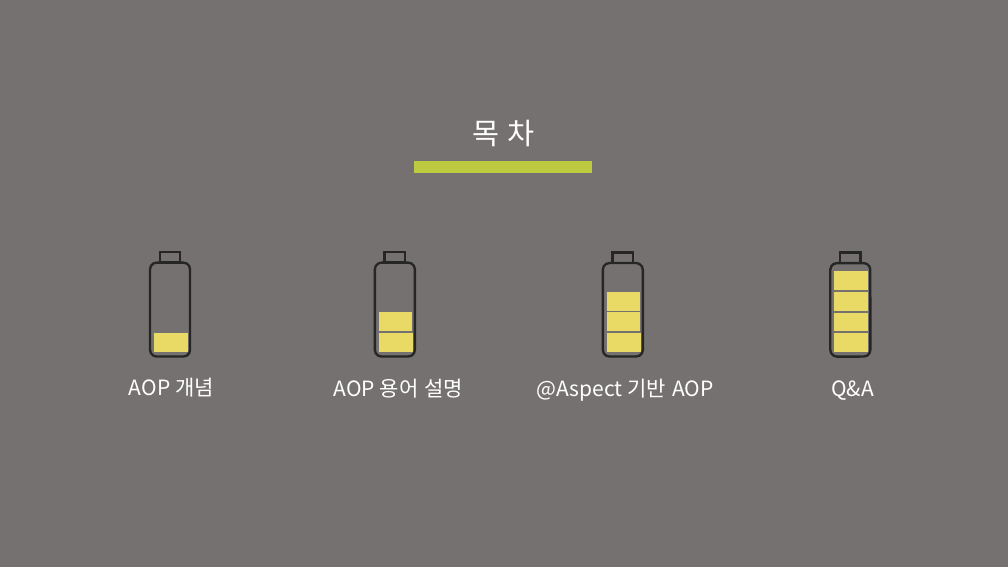
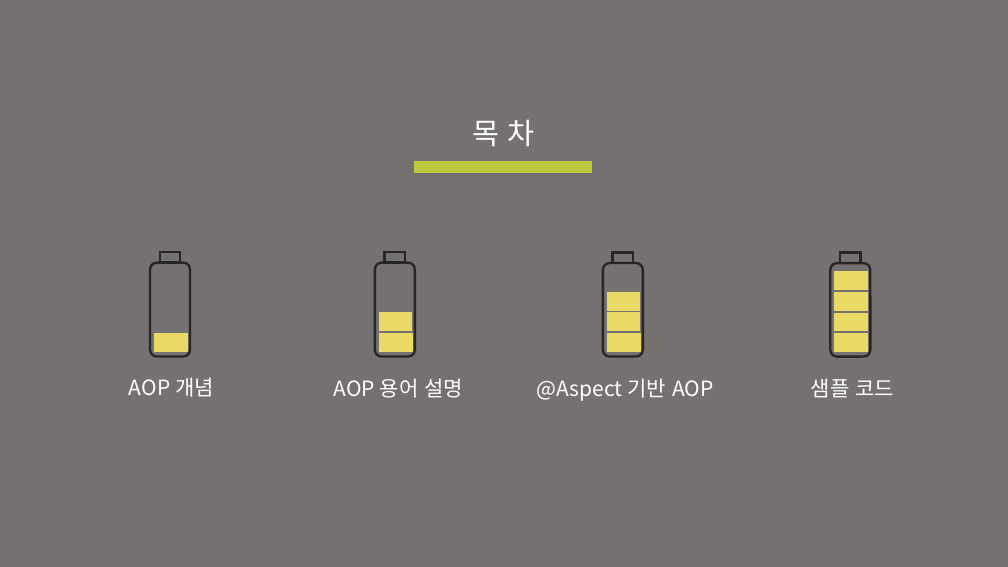
Before and after one commit to djyoon956/Family_C, a slide deck: slide 2 of 01.doc/AOP.pptx. Drawn at 1008x567 pixels with LibreOffice and Linux fonts; fonts in the diff are those of the drawing. Boxes give left, top, right and bottom in pixels: in the first picture for what was removed or moved away, otherwise in the second. Text is boxed around its words. In the diff, an @@ line names an element or a change of style, - is before the commit and + after.

```diff
--- a/01.doc/AOP.pptx
+++ b/01.doc/AOP.pptx
@@ text at (811, 378, 894, 398): text changed @@
-Q&A
+샘플 코드
```
Also in this commit, not shown: 5 other slides changed, 1 other file.
